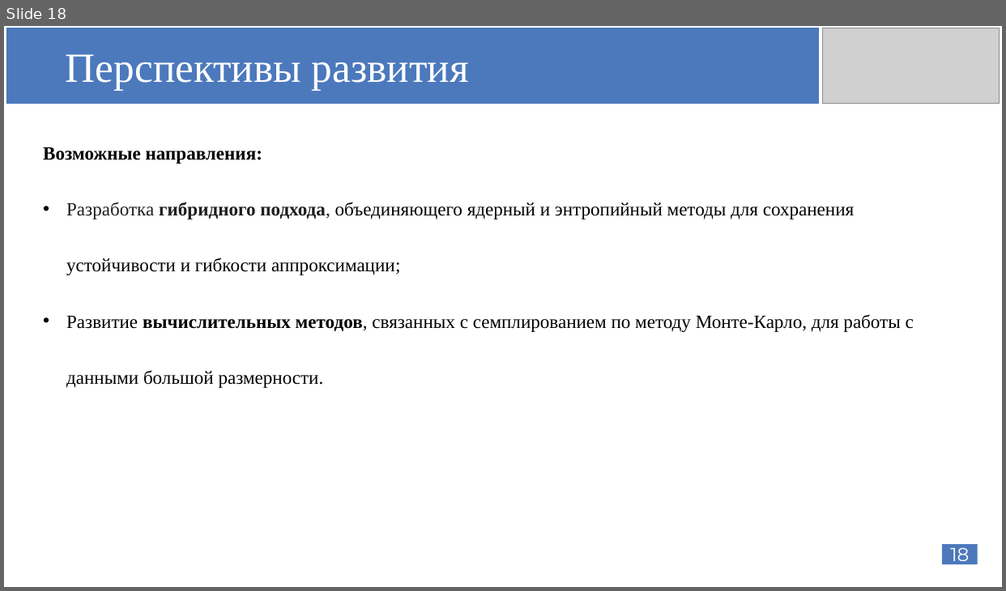
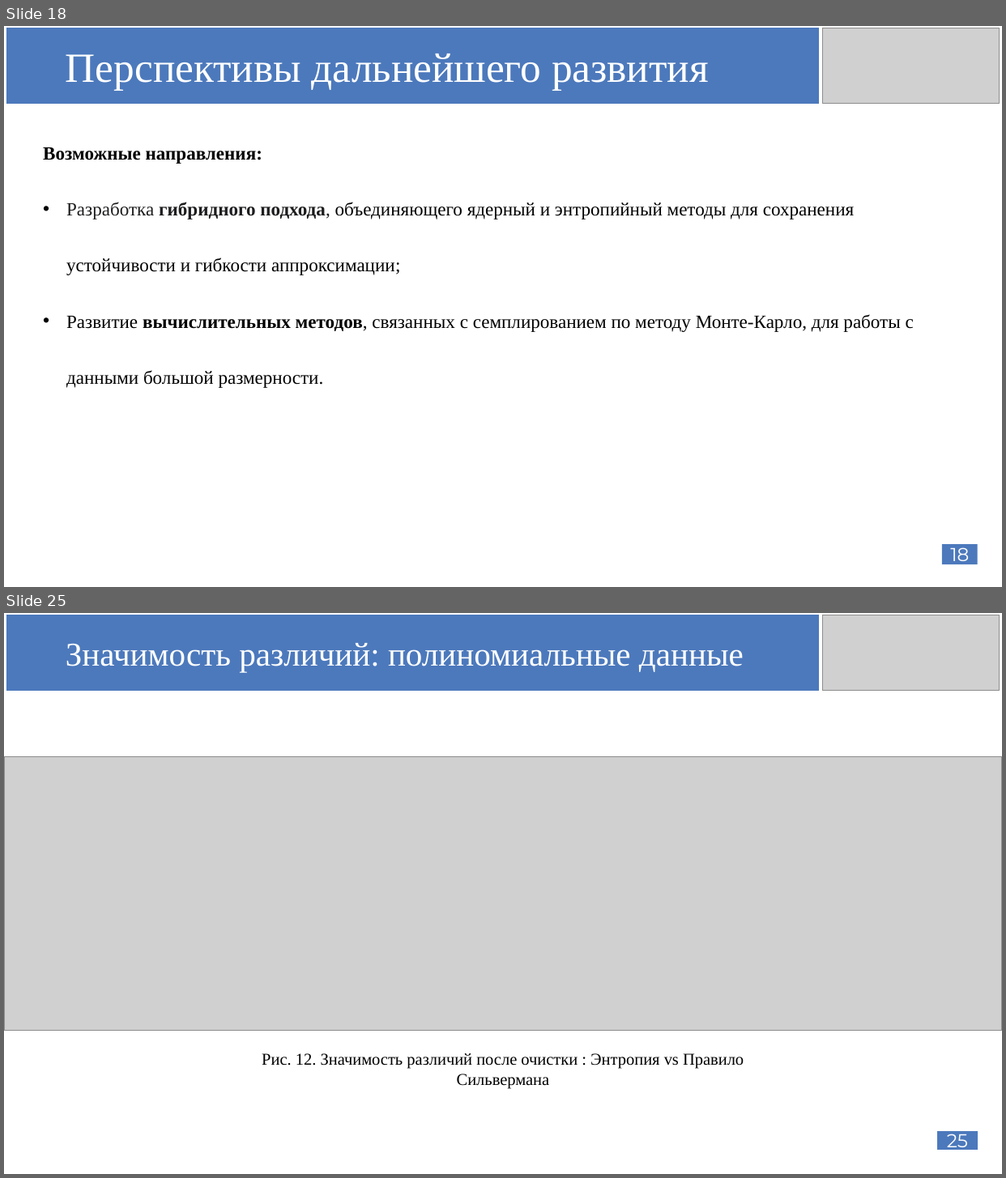
Before and after one commit to AnfimovAleksandr/mag_diploma, a slide deck: Защита диплома/Anfimov_diplom_shablon.pptx. Shown one above the other, each under a label of ours: slide 18 before the commit, slides 18 and 25 after it; the slides between them are not shown. The pictures are 1006x591 and 1006x1178 pixels, drawn with LibreOffice and Linux fonts; fonts in the diff are those of the drawing; grey boxes stand for pictures. Boxes give left, top, right and bottom in pixels: in the first picture for what was removed or moved away, otherwise in the second. Text is boxed around its words. In the diff, an @@ line names an element or a change of style, - is before the commit and + after.

```diff
--- a/Защита диплома/Anfimov_diplom_shablon.pptx
+++ b/Защита диплома/Anfimov_diplom_shablon.pptx
@@ slide 25 added at (x1=4, y1=613, x2=1002, y2=1174), background #FFFFFF @@
@@ rectangle added at (x1=6, y1=615, x2=819, y2=691), fill #4C79BC, 32 pt, text #FFFFFF @@
+Значимость различий: полиномиальные данные
@@ picture added at (x1=823, y1=615, x2=999, y2=691) @@
@@ picture added at (x1=4, y1=756, x2=1002, y2=1032) @@
@@ text added at (x1=262, y1=1054, x2=744, y2=1089), 16 pt, text #000000 @@
+Рис. 12. Значимость различий после очистки : Энтропия vs Правило Сильвермана
@@ page number added at (x1=938, y1=1131, x2=978, y2=1151), fill #4C79BC, 18 pt, text #FFFFFF @@
+25
@@ slide 18 changed as well @@
@@ text in rectangle at (x1=66, y1=54, x2=709, y2=91): text changed @@
-Перспективы развития
+Перспективы дальнейшего развития
```
Also in this commit, not shown: 10 other slides changed, 15 other slides added, 38 other files.
